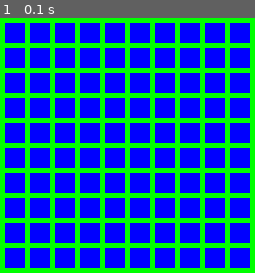
Above: before the commit, frame 1.
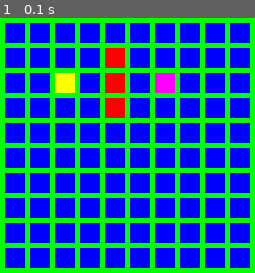
Above: after the commit, the same moment.

Repository: LoganPletcher/Python_OpenGL
Game: pygame game, started from Balls/PyGameTest2.py
Two runs of this game, one before a commit and one after it. Both use one fixed random seed, a clock stepped at 60 frames per second and the inputs below.
Inputs:
- Up to frame 1 (0.1 s): no input

The runs differ from the first frame. In frame 1, 3.1% of the frame differs, in the area x 21-69%, y 11-40%.

Commit message:
created a current node and an objective node to work with to figure out how to populate the openlist for A*

Diff:
--- a/Balls/PyGameTest2.py
+++ b/Balls/PyGameTest2.py
@@ -17,20 +17,36 @@
 white = (255,255,255)
 black = (0,0,0)
 pink = (255,200,200)
+yellow = (255,255,0)
+purple = (255,0,255)
 screen.fill(green)
-nodes = Counter()
-for i in range(0,10):
-    for j in range(0,10):
-        node = Nodes.Node(i,j)
-        nodes[node] = (i * 10) + j
+nodes = []
+for y in range(0,10):
+    noderow = []
+    for x in range(0,10):
+        node = Nodes.Node(y,x)
+        noderow.append(node)
+    nodes.append(noderow)
 
-for node in nodes:
-    node.draw(screen,green)
+cnode = nodes[2][2]
+onode = nodes[6][2]
+
+for i in range(0,3):
+    nodes[4][i+1].setWalk(False)
+
+openList = [] #Nodes that the current can and could walk to?
 
 while True:
         for event in pygame.event.get():
             if event.type==QUIT:
                 pygame.quit()
                 sys.exit()
-        #pygame.draw.rect(screen,(255,0,0),(0,0,30,30))
+        print (cnode.pos)
+        for noderow in nodes:
+            for node in noderow:
+                node.draw(screen,green)
+        pygame.draw.rect(screen, purple,
+                         (onode.left, onode.top, onode.width, onode.height))
+        pygame.draw.rect(screen, yellow,
+                         (cnode.left, cnode.top, cnode.width, cnode.height))
         pygame.display.update()
